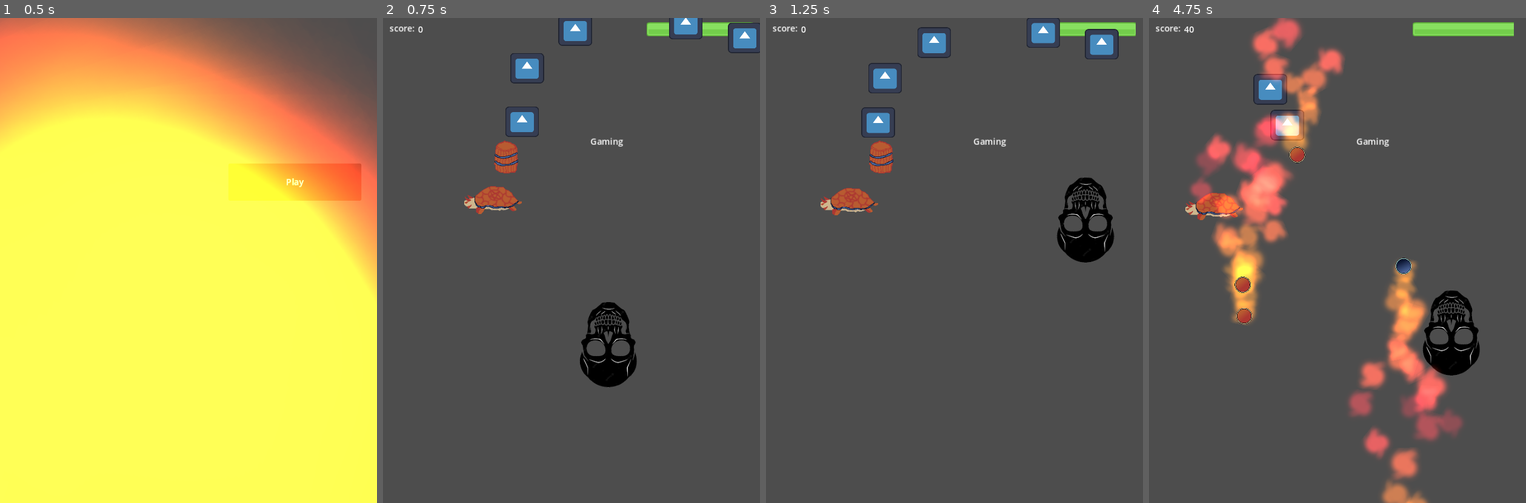
Above: before the commit, frames 1-4 (left to right).
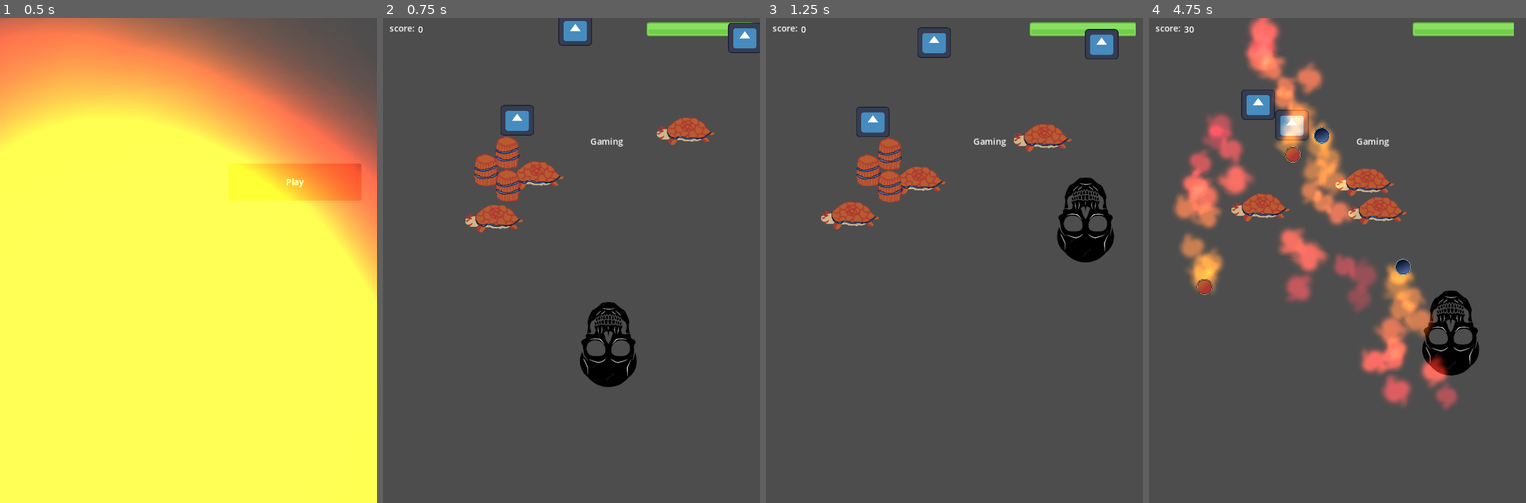
Above: after the commit, the same moments.

Repository: vaarnio/purgatory-gmtk2023
Game: Godot game, scene res://scenes/menu.tscn
The game is run twice, just before and just after one commit, with the same random seed, the same clock (stepped at 60 frames per second) and the same inputs. The engine's default icon, where the game draws it, is replaced by a stand-in: a white triangle on a blue panel in a dark square.
Inputs (mouse positions are in pixels of both pictures, inside the frame that each line leads up to):
- Up to frame 1 (0.5 s): no input
- Up to frame 2 (0.75 s): click "Play" at 0.5 s
- Up to frame 3 (1.25 s): no input
- Up to frame 4 (4.75 s): tap Enter (ui_accept) at 1.25, 1.52, 2.27, 3.77, 4.52 s; move the mouse to (1420, 236) at 1.27 s; move the mouse to (1262, 284) at 2.02 s; move the mouse to (1375, 153) at 2.77 s; move the mouse to (1318, 357) at 3.52 s; move the mouse to (1450, 333) at 4.27 s

Frame 1 is identical in both runs. In frame 2, 3.7% of the frame differs, in the area x 21-88%, y 0-45%; in frame 3, 3.8%; in frame 4, 22%, in the area x 6-88%, y 0-100%.

Commit message:
spawn enemiees based on timer

Diff:
--- /dev/null
+++ b/scenes/development/level1botond.tscn
@@ -0,0 +1,65 @@
+[gd_scene load_steps=10 format=3 uid="uid://doo3uc0w4u4ab"]
+
+[ext_resource type="Script" path="res://scripts/Player.gd" id="1_4ujut"]
+[ext_resource type="Script" path="res://scripts/level1logic.gd" id="1_ulj31"]
+[ext_resource type="Texture2D" uid="uid://j26xtxjwf5tb" path="res://assets/image.png" id="2_e2ilq"]
+[ext_resource type="Script" path="res://scripts/Healthbar.gd" id="3_oc3ou"]
+[ext_resource type="Texture2D" uid="uid://bco2fr2brjr6h" path="res://assets/barHorizontal_green.png" id="4_eltdi"]
+[ext_resource type="Script" path="res://scripts/Bullet.gd" id="5_01pph"]
+[ext_resource type="Texture2D" uid="uid://dig6m74oxr3vx" path="res://assets/bullet.png" id="6_77gw8"]
+
+[sub_resource type="RectangleShape2D" id="RectangleShape2D_pafeb"]
+size = Vector2(108, 158)
+
+[sub_resource type="RectangleShape2D" id="RectangleShape2D_dutia"]
+size = Vector2(44, 84)
+
+[node name="Node2D" type="Node2D"]
+script = ExtResource("1_ulj31")
+
+[node name="level1timer" type="Timer" parent="."]
+wait_time = 2.0
+one_shot = true
+autostart = true
+
+[node name="RichTextLabel" type="RichTextLabel" parent="."]
+offset_left = 385.0
+offset_top = 218.0
+offset_right = 708.0
+offset_bottom = 367.0
+text = "Gaming"
+
+[node name="Player" type="CharacterBody2D" parent="." groups=["Player"]]
+position = Vector2(596, 371)
+script = ExtResource("1_4ujut")
+
+[node name="Sprite2D" type="Sprite2D" parent="Player"]
+texture = ExtResource("2_e2ilq")
+
+[node name="Timer" type="Timer" parent="Player"]
+
+[node name="CollisionShape2D" type="CollisionShape2D" parent="Player"]
+shape = SubResource("RectangleShape2D_pafeb")
+
+[node name="HealthDisplay" type="Node2D" parent="."]
+position = Vector2(12, 11)
+script = ExtResource("3_oc3ou")
+
+[node name="HealthBar" type="TextureProgressBar" parent="HealthDisplay"]
+offset_right = 40.0
+offset_bottom = 40.0
+value = 100.0
+texture_progress = ExtResource("4_eltdi")
+
+[node name="Area2D" type="Area2D" parent="."]
+position = Vector2(200, 300)
+script = ExtResource("5_01pph")
+
+[node name="Sprite2D" type="Sprite2D" parent="Area2D"]
+texture = ExtResource("6_77gw8")
+
+[node name="CollisionShape2D" type="CollisionShape2D" parent="Area2D"]
+position = Vector2(-1, 0)
+shape = SubResource("RectangleShape2D_dutia")
+
+[connection signal="body_entered" from="Area2D" to="Area2D" method="_on_body_entered"]
--- a/scripts/level1logic.gd
+++ b/scripts/level1logic.gd
@@ -5,10 +5,11 @@
 const frenemySc = preload("res://prefabs/frenemy.tscn")
 
 # how many enemies of each type to spawn per wave
-var wave_frenemies = 5
-var wave_blenemies = 1
+var wave_frenemies = 3
+var wave_blenemies = 3
 var wave_barrels = 2
 
+var timer := Timer.new()
 var rng = RandomNumberGenerator.new()
 @onready var spawn_extents_frenemy = $spawn_frenemy/CollisionShape2D.shape.extents
 @onready var spawn_extents_blenemy = $spawn_blenemy/CollisionShape2D.shape.extents
@@ -16,9 +17,18 @@
 # Called when the node enters the scene tree for the first time.
 func _ready():
 	#const exampleLocation = Vector2(320,320)
+	add_child(timer)
+	timer.connect("timeout", _on_timeout)
+	timer.wait_time = 5
+	timer.one_shot = false
+	timer.start()
 	rng.randomize()
 	_spawn_wave()
 	pass # Replace with function body.
+
+func _on_timeout():
+	print()
+	_spawn_wave()
 
 func _spawn_wave():
 	print("spawning a new wave of enemies")
